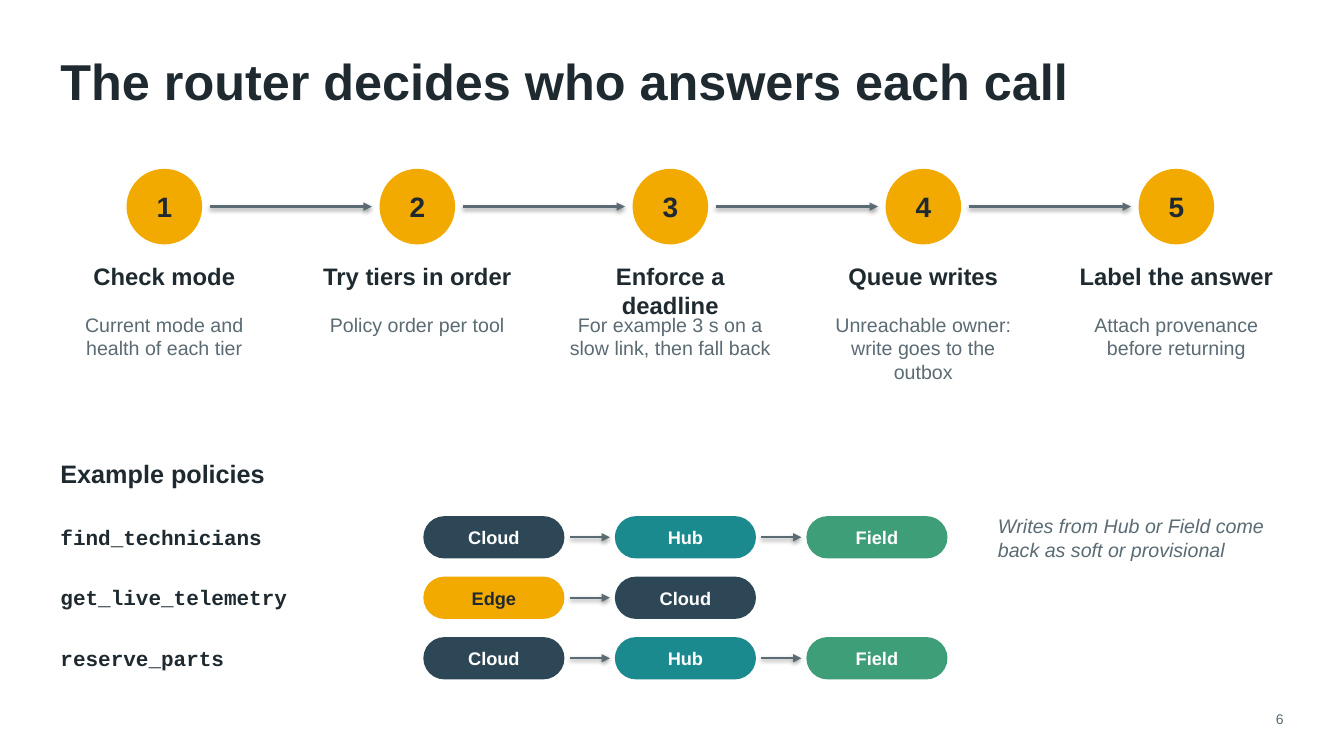
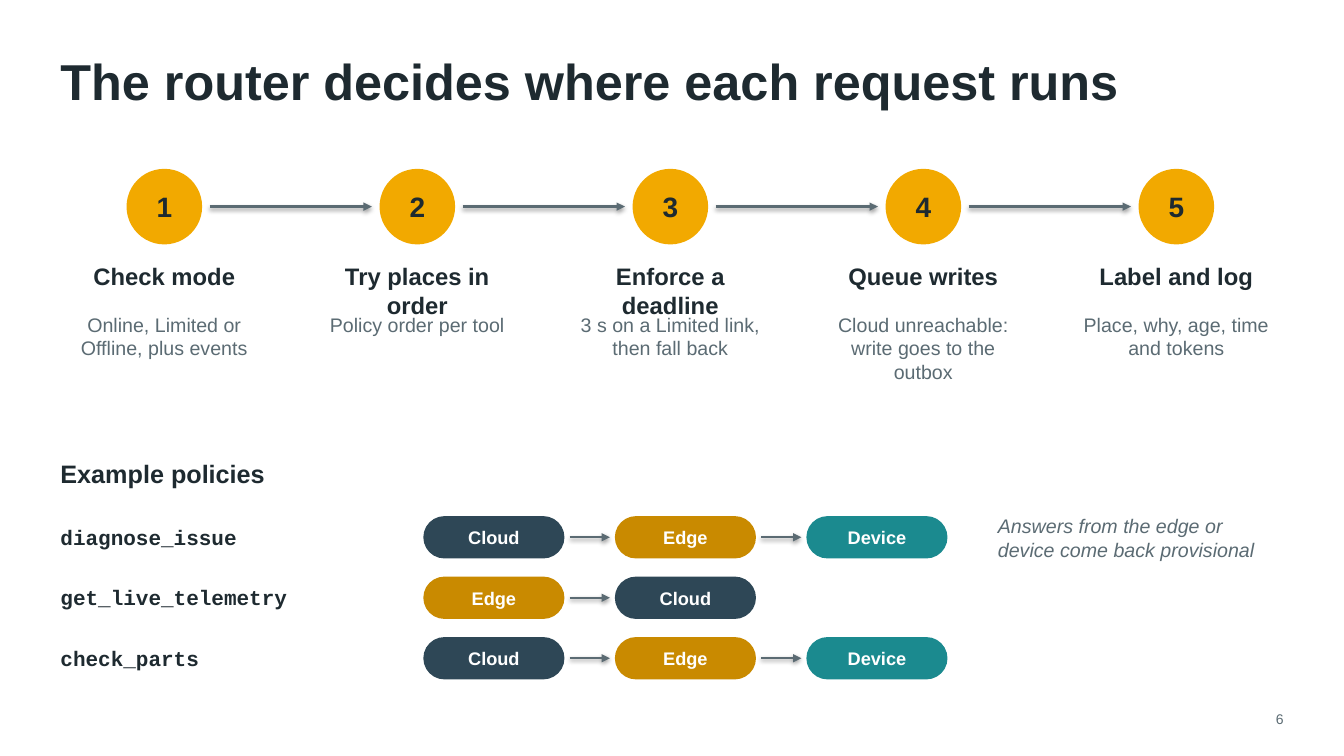
Before and after one commit to chandra50/hybrid-ai-service, a slide deck: slide 6 of docs/hybrid-ai-design.pptx. Drawn at 1344x756 pixels with LibreOffice and Linux fonts; fonts in the diff are those of the drawing. Boxes give left, top, right and bottom in pixels: in the first picture for what was removed or moved away, otherwise in the second. Text is boxed around its words. In the diff, an @@ line names an element or a change of style, - is before the commit and + after.

```diff
--- a/docs/hybrid-ai-design.pptx
+++ b/docs/hybrid-ai-design.pptx
@@ title at <box>60,63,1118,110</box>: text changed @@
-The router decides who answers each call
+The router decides where each request runs
@@ text at <box>345,267,489,320</box>: text changed @@
-Try tiers in order
+Try places in order
@@ text at <box>1099,267,1253,290</box>: text changed @@
-Label the answer
+Label and log
@@ text at <box>81,318,248,359</box>: text changed @@
-Current mode and health of each tier
+Online, Limited or Offline, plus events
@@ text at <box>581,318,760,355</box>: text changed @@
-For example 3 s on a slow link, then fall back
+3 s on a Limited link, then fall back
@@ text at <box>838,318,1008,379</box>: text changed @@
-Unreachable owner: write goes to the outbox
+Cloud unreachable: write goes to the outbox
@@ text at <box>1084,318,1269,355</box>: text changed @@
-Attach provenance before returning
+Place, why, age, time and tokens
@@ text at <box>60,530,236,550</box>: text changed @@
-find_technicians
+diagnose_issue
@@ rounded rectangle "Edge" at <box>615,516,756,559</box>: fill #1B8A8F to #C98A00 @@
@@ text in rounded rectangle at <box>663,530,707,548</box>: text changed @@
-Hub
+Edge
@@ rounded rectangle "Device" at <box>807,516,948,559</box>: fill #3E9E77 to #1B8A8F @@
@@ text in rounded rectangle at <box>848,530,907,544</box>: text changed @@
-Field
+Device
@@ text at <box>998,519,1254,561</box>: text changed @@
-Writes from Hub or Field come back as soft or provisional
+Answers from the edge or device come back provisional
@@ rounded rectangle "Edge" at <box>423,577,565,619</box>: text colour #1E2A30 to #FFFFFF; fill #F2A900 to #C98A00 @@
@@ text at <box>60,651,198,671</box>: text changed @@
-reserve_parts
+check_parts
@@ rounded rectangle "Edge" at <box>615,637,756,680</box>: fill #1B8A8F to #C98A00 @@
@@ text in rounded rectangle at <box>663,651,707,669</box>: text changed @@
-Hub
+Edge
@@ rounded rectangle "Device" at <box>807,637,948,680</box>: fill #3E9E77 to #1B8A8F @@
@@ text in rounded rectangle at <box>848,651,907,665</box>: text changed @@
-Field
+Device
```
Also in this commit, not shown: 17 other slides changed, 3 slides added, 3 slides removed, 21 other files.
